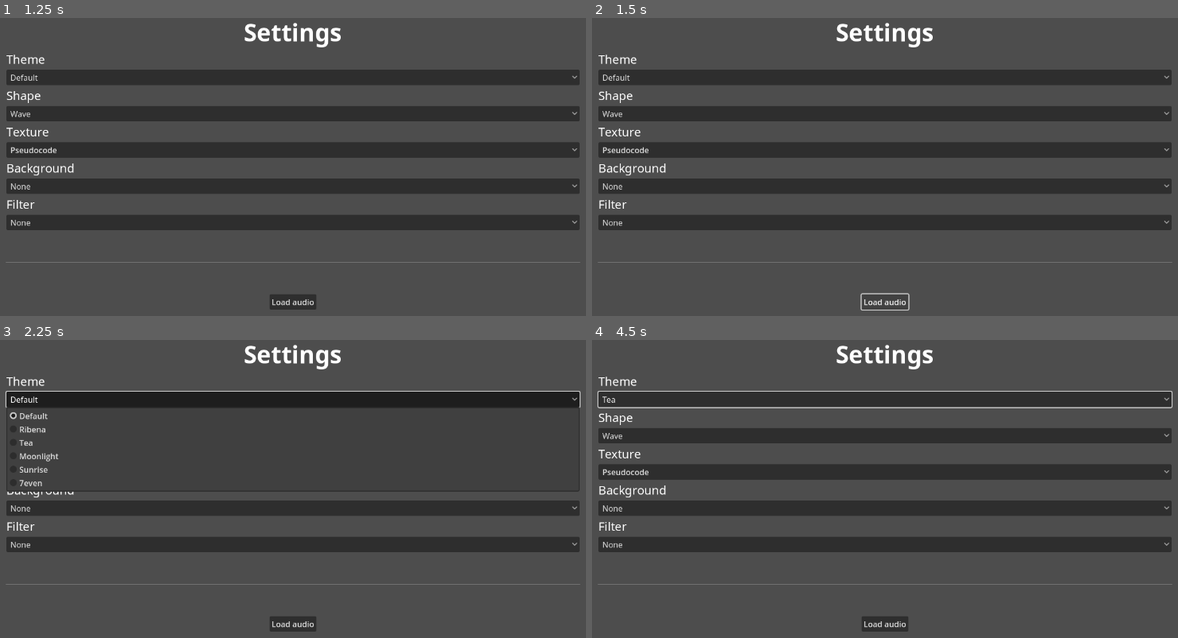
Above: before the commit, frames 1-4 (two rows, left to right).
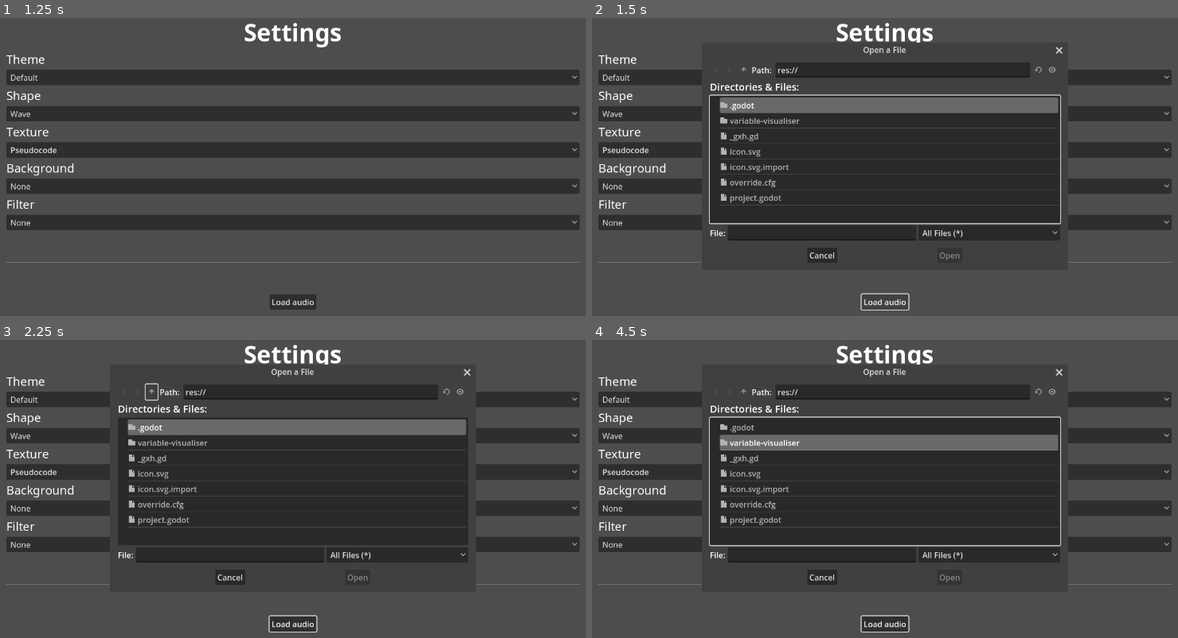
Above: after the commit, the same moments.

Repository: herbeeg/variable-visualiser
Game: Godot game, scene res://variable-visualiser/Root.tscn
Same seed, same stepped clock (60 frames per second), same inputs: the game is played once before the commit and once after it.
Inputs (mouse positions are in pixels of both pictures, inside the frame that each line leads up to):
- Up to frame 1 (1.25 s): click "Start" at 0.5 s
- Up to frame 2 (1.5 s): click "Load audio" at 1.25 s
- Up to frame 3 (2.25 s): click (152, 390) at 2.02 s
- Up to frame 4 (4.5 s): click (744, 390) at 2.77 s; click "Default" at 3.5 s; click "Wave" at 4.25 s

Frame 1 is identical in both runs. In frame 2, 20% of the frame differs, in the area x 18-82%, y 8-83%; in frame 3, 16%; in frame 4, 21%, in the area x 0-100%, y 8-99%.

Commit message:
Centering file dialog and starting to handle file selection signals and queue allocations

Diff:
--- /dev/null
+++ b/variable-visualiser/FileHandler/Finder.gd
@@ -0,0 +1,17 @@
+extends FileDialog
+
+signal path_selected(path, ident)
+
+func _ready():
+	self.popup_centered_clamped(Vector2(720, 420))
+	self.canceled.connect(self._onFileDialogCanceled)
+	self.file_selected.connect(self._onFileDialogSelected)
+
+func _onFileDialogCanceled() -> void:
+	self.propagate_call('queue_free', [])
+
+func _onFileDialogSelected(path : String) -> void:
+	if path:
+		emit_signal('path_selected', path, 'audioFile')
+
+	self.propagate_call('queue_free', [])
--- a/variable-visualiser/FileHandler/Finder.tscn
+++ b/variable-visualiser/FileHandler/Finder.tscn
@@ -1,7 +1,10 @@
-[gd_scene format=3 uid="uid://dnu573dkgiku8"]
+[gd_scene load_steps=2 format=3 uid="uid://dnu573dkgiku8"]
+
+[ext_resource type="Script" path="res://variable-visualiser/FileHandler/Finder.gd" id="1_g8pbn"]
 
 [node name="AudioFileFinderDialog" type="FileDialog"]
 title = "Open a File"
 ok_button_text = "Open"
 file_mode = 0
 show_hidden_files = true
+script = ExtResource("1_g8pbn")
--- a/variable-visualiser/Root.gd
+++ b/variable-visualiser/Root.gd
@@ -2,6 +2,7 @@
 
 var menu = null
 var settings = null
+var finder = null
 
 func _ready():
 	menu = create_instance('res://variable-visualiser/UI/Menu.tscn')
@@ -28,3 +29,16 @@
 func _startButtonPressed() -> void:
 	self.remove_child(menu)
 	self.add_child(settings)
+
+	var load_button_instance = get_node('Settings/SettingsStackContainer/LoadContainer/LoadButton')
+	load_button_instance.pressed.connect(self._loadAudioButtonPressed)
+
+func _loadAudioButtonPressed() -> void:
+	finder = create_instance('res://variable-visualiser/FileHandler/Finder.tscn')
+	settings.add_child(finder)
+	finder.popup()
+
+	finder.path_selected.connect(self._loadAudioFileSelected)
+
+func _loadAudioFileSelected(path : String, ident : String) -> void:
+	return
